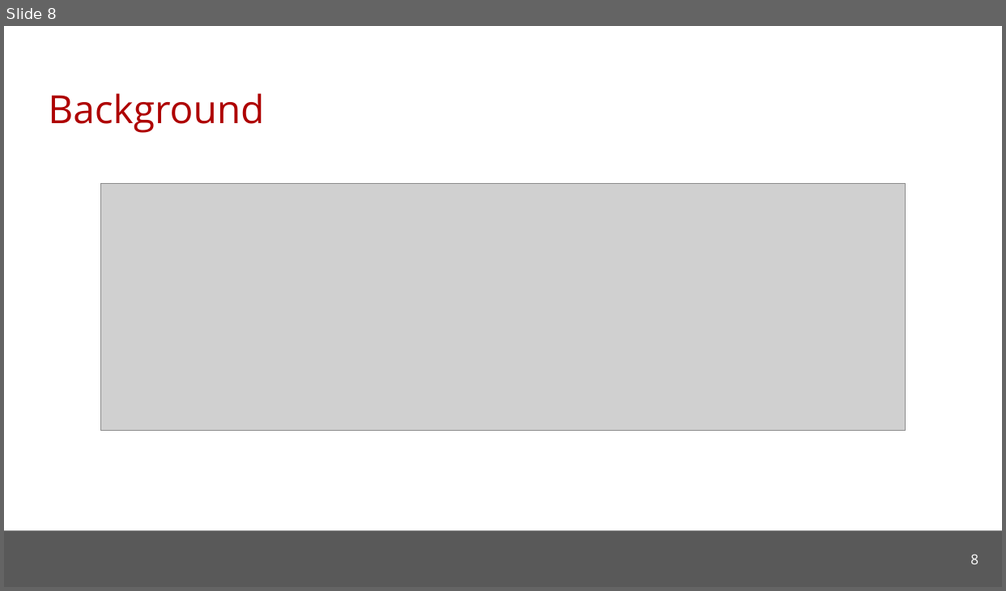
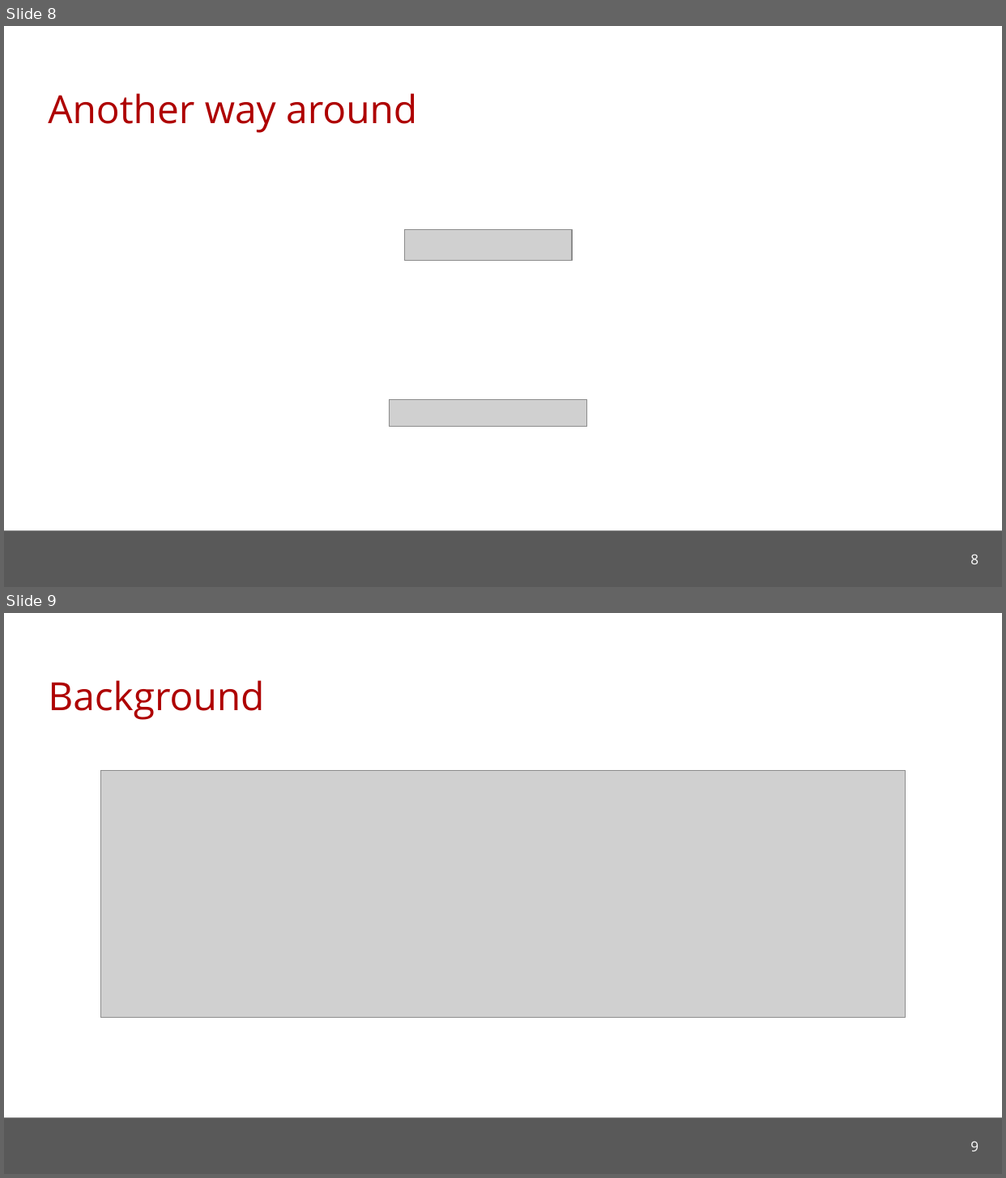
Before and after one commit to cmu-soda/Robustness, a slide deck: Robustness.pptx. Shown one above the other, each under a label of ours: slide 8 before the commit, slides 8 and 9 after it. The pictures are 1006x591 and 1006x1178 pixels, drawn with LibreOffice and Linux fonts; fonts in the diff are those of the drawing; grey boxes stand for pictures; background and template pictures are left out. Boxes give left, top, right and bottom in pixels: in the first picture for what was removed or moved away, otherwise in the second. Text is boxed around its words. In the diff, an @@ line names an element or a change of style, - is before the commit and + after.

```diff
--- a/Robustness.pptx
+++ b/Robustness.pptx
@@ slide 8 added at (4,26,1002,587), background #FFFFFF; not listed: 1 template element that a slide beside it also shows @@
@@ title added at (48,93,417,133), 28 pt, text #AE0000 @@
+Another way around
@@ picture added at (404,229,572,261) @@
@@ picture added at (390,400,586,427) @@
@@ page number added at (970,554,978,565), 10 pt, text #FFFFFF @@
+8
@@ what was slide 8 is now slide 9 @@
@@ page number at (970,1141,978,1152): text changed @@
-8
+9
```
Also in this commit, not shown: 4 slides changed, 3 other slides added, 3 slides removed, 1 other file.
